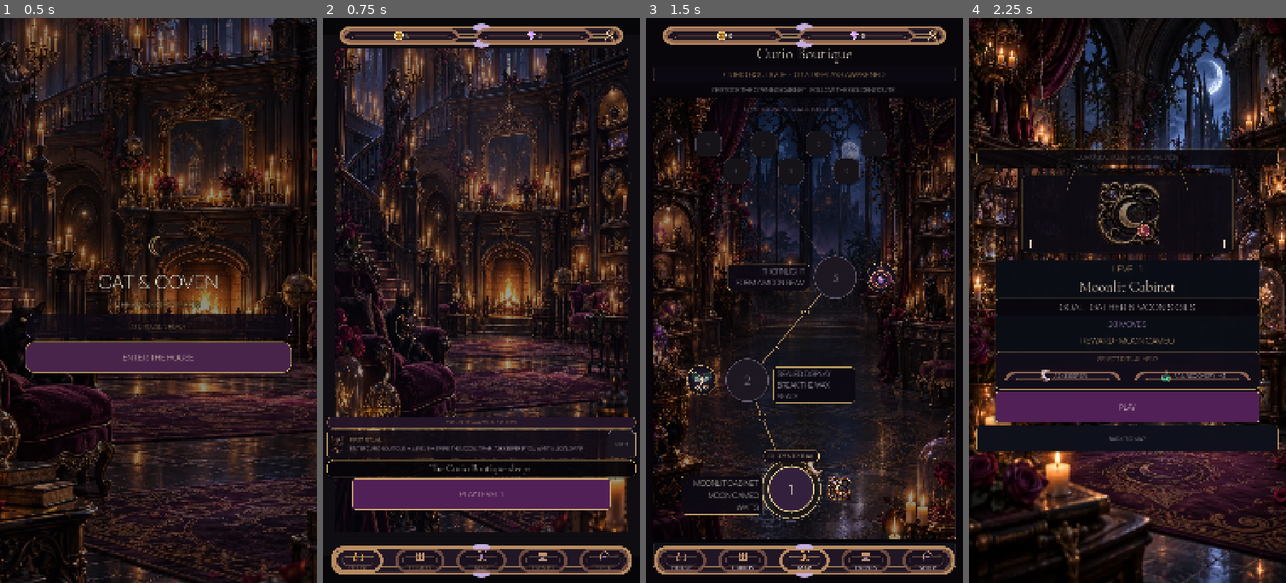
Above: before the commit, frames 1-4 (left to right).
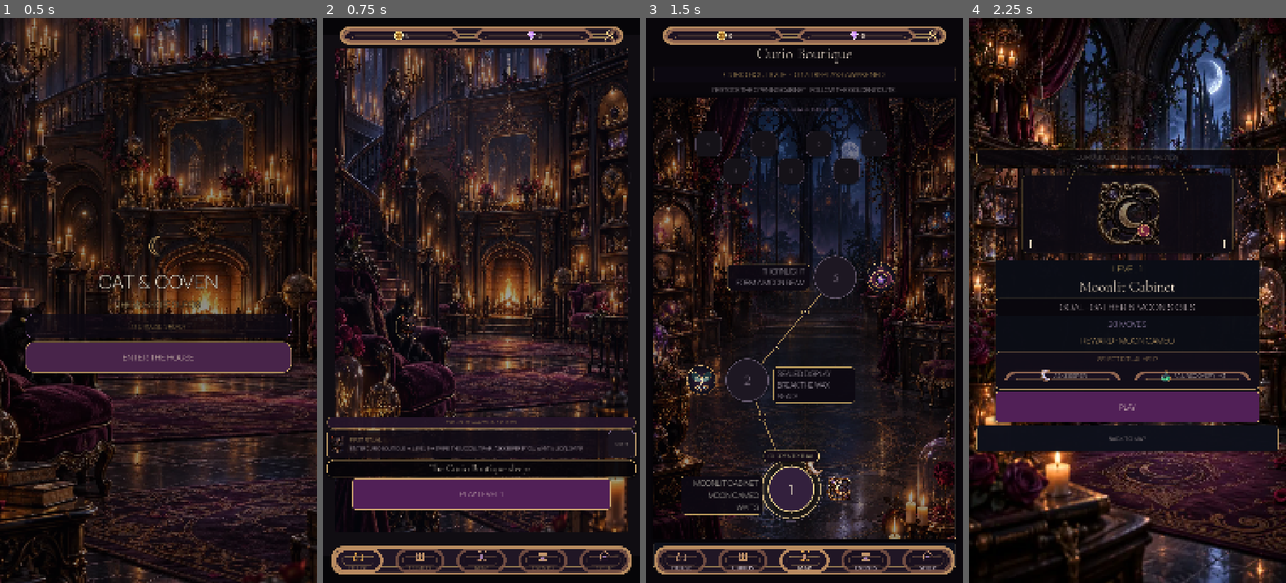
Above: after the commit, the same moments.

Repository: Jay-prodesign/akilta-match3
Game: Godot game, scene res://src/app/app_bootstrap.tscn
The game is run twice, just before and just after one commit, with the same random seed, the same clock (stepped at 60 frames per second) and the same inputs.
Inputs:
- Up to frame 1 (0.5 s): no input
- Up to frame 2 (0.75 s): click "ENTER THE HOUSE" at 0.5 s
- Up to frame 3 (1.5 s): click "PLAY LEVEL 1" at 1.25 s
- Up to frame 4 (2.25 s): click "1" at 2 s

Frame 1 is identical in both runs. In frame 2, 0.2% of the frame differs, in the area x 47-53%, y 0-100%; in frame 3, 0.2%; in frame 4, nothing differs.

Commit message:
Use quiet chrome for global shells

Diff:
--- a/src/ui/theme/production_chrome.gd
+++ b/src/ui/theme/production_chrome.gd
@@ -54,12 +54,12 @@
 
 static func top_shell() -> StyleBoxTexture:
 	if _top_shell == null:
-		_top_shell = _style(8.0, 52.0)
+		_top_shell = _style(8.0, 52.0, QUIET_PANEL_PATH)
 	return _top_shell
 
 static func bottom_shell() -> StyleBoxTexture:
 	if _bottom_shell == null:
-		_bottom_shell = _style(8.0, 52.0)
+		_bottom_shell = _style(8.0, 52.0, QUIET_PANEL_PATH)
 	return _bottom_shell
 
 static func secondary_panel() -> StyleBoxTexture:
@@ -231,7 +231,7 @@
 	if style == null:
 		return false
 	panel.add_theme_stylebox_override("panel", style)
-	panel.set_meta("production_chrome_asset", PRIMARY_PANEL_PATH)
+	panel.set_meta("production_chrome_asset", QUIET_PANEL_PATH)
 	panel.set_meta("production_chrome_kind", kind)
 	return true
 
@@ -254,6 +254,7 @@
 		"top_shell_asset_backed": top_shell() != null and top_shell().texture != null,
 		"bottom_shell_asset_backed": bottom_shell() != null and bottom_shell().texture != null,
 		"global_shell_family_verified": top_shell() != null and top_shell().texture != null and bottom_shell() != null and bottom_shell().texture != null,
+		"quiet_global_shell_family": top_shell() != null and bottom_shell() != null and PieceAssetLoader.resolved_path(QUIET_PANEL_PATH) != "",
 		"gameplay_shell_asset_backed": gameplay_shell() != null and gameplay_shell().texture != null,
 		"gameplay_booster_tray_asset_backed": gameplay_booster_tray() != null and gameplay_booster_tray().texture != null,
 		"secondary_panel_asset_backed": secondary_panel() != null and secondary_panel().texture != null,
